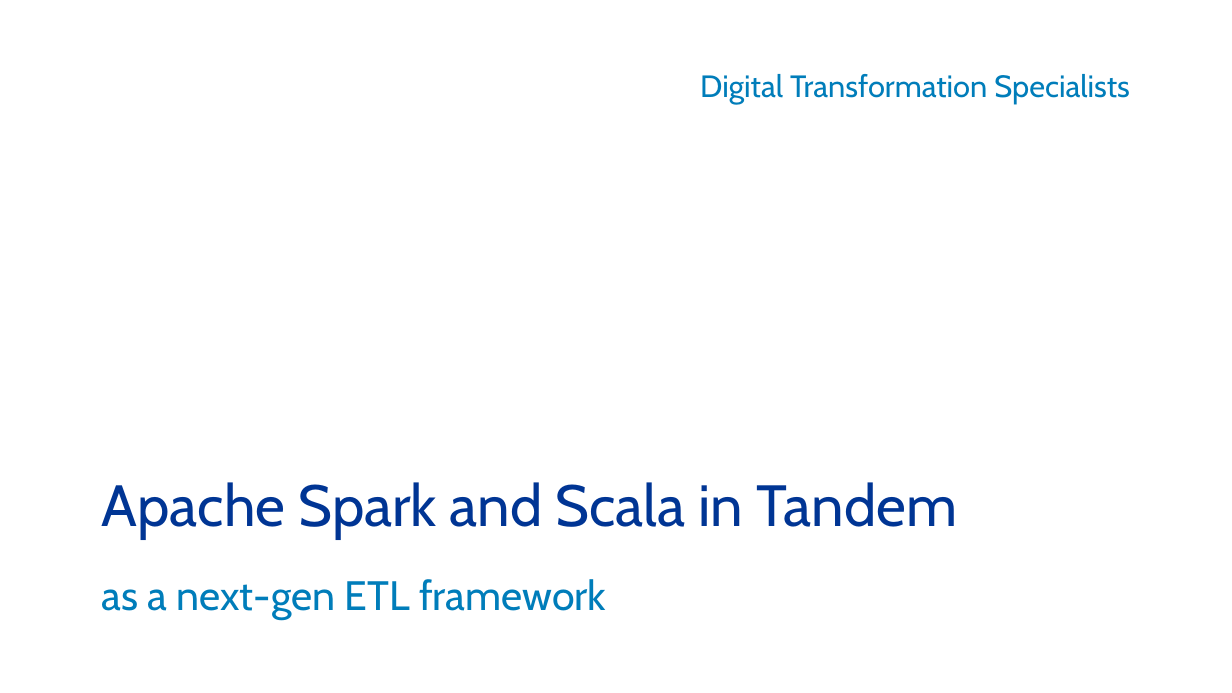
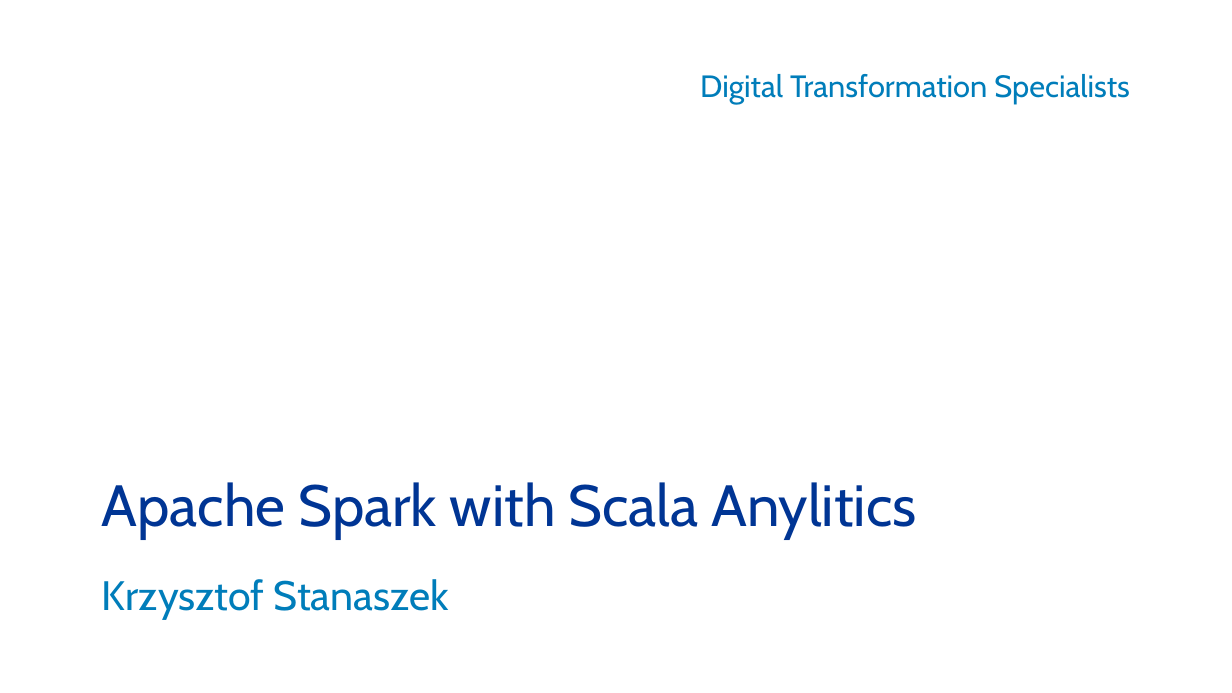
Before and after one commit to kstanaszek/SparkAndScalaInTandem, a slide deck: slide 1 of src/main/resources/slides.pptx. Drawn at 1232x693 pixels with LibreOffice and Linux fonts; fonts in the diff are those of the drawing; background and template pictures are left out. Boxes give left, top, right and bottom in pixels: in the first picture for what was removed or moved away, otherwise in the second. Text is boxed around its words. In the diff, an @@ line names an element or a change of style, - is before the commit and + after.

```diff
--- a/src/main/resources/slides.pptx
+++ b/src/main/resources/slides.pptx
@@ title at bbox=[102, 482, 916, 539]: text changed @@
-Apache Spark and Scala in Tandem
+Apache Spark with Scala Anylitics
@@ subtitle at bbox=[102, 579, 449, 620]: text changed @@
-as a next-gen ETL framework
+Krzysztof Stanaszek
```
Also in this commit, not shown: 1 other slide changed, 1 other file.
